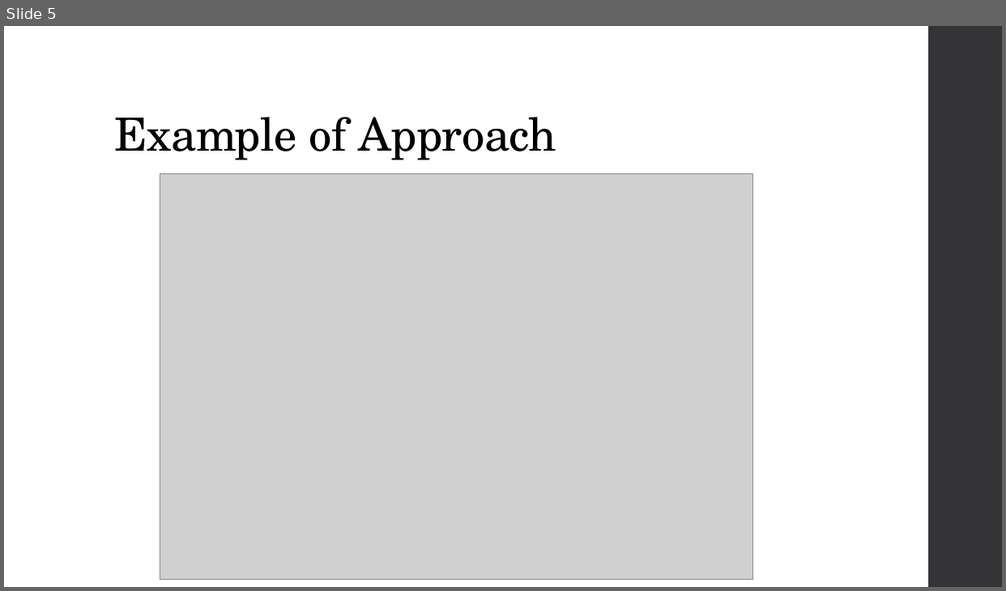
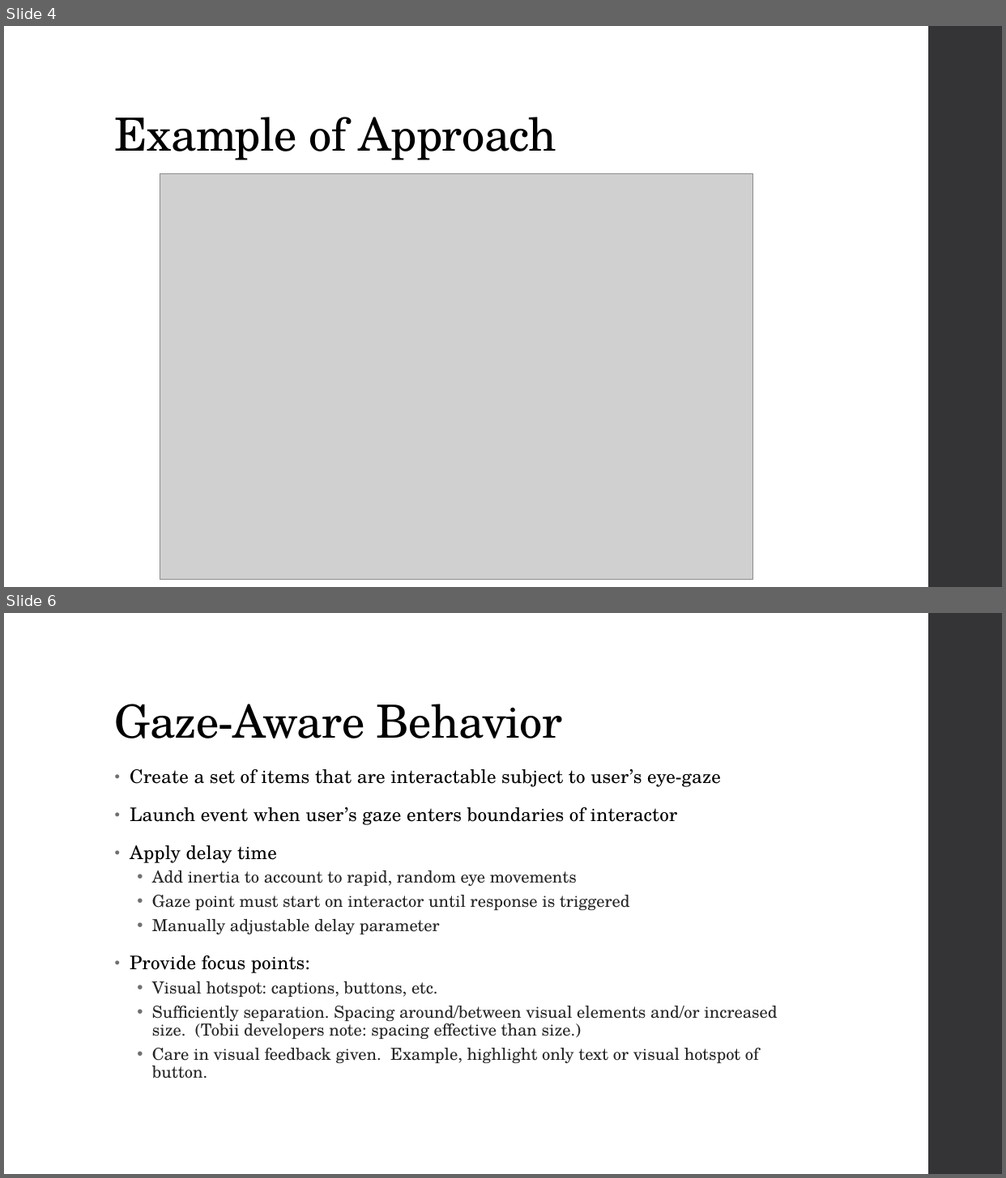
Before and after one commit to diederichk/StepCounter, a slide deck: MidtermPresentation/MidtermPresentation.pptx. Shown one above the other, each under a label of ours: slide 5 before the commit, slides 4 and 6 after it; the slides between them are not shown. The pictures are 1006x591 and 1006x1178 pixels, drawn with LibreOffice and Linux fonts; fonts in the diff are those of the drawing; grey boxes stand for pictures. Boxes give left, top, right and bottom in pixels: in the first picture for what was removed or moved away, otherwise in the second. Text is boxed around its words. In the diff, an @@ line names an element or a change of style, - is before the commit and + after.

```diff
--- a/MidtermPresentation/MidtermPresentation.pptx
+++ b/MidtermPresentation/MidtermPresentation.pptx
@@ slide 6 added at box(4, 613, 1002, 1174), background #FFFFFF; not listed: 1 template element that a slide beside it also shows @@
@@ title added at box(115, 704, 563, 739), 44 pt, text #000000 @@
+Gaze-Aware Behavior
@@ text added at box(130, 769, 777, 1079), 16 pt, text #262626 @@
+• Create a set of items that are interactable subject to user’s eye-gaze
+• Launch event when user’s gaze enters boundaries of interactor
+• Apply delay time
+  • Add inertia to account to rapid, random eye movements
+  • Gaze point must start on interactor until response is triggered
+  • Manually adjustable delay parameter
+• Provide focus points:
+  • Visual hotspot: captions, buttons, etc.
+  • Sufficiently separation. Spacing around/between visual elements and/or increased size. (Tobii developers note: spacing effective than size.)
+  • Care in visual feedback given. Example, highlight only text or visual hotspot of button.
@@ what was slide 5 is now slide 4 @@
```
Also in this commit, not shown: 4 slides changed, 8 other slides added, 2 slides removed.
